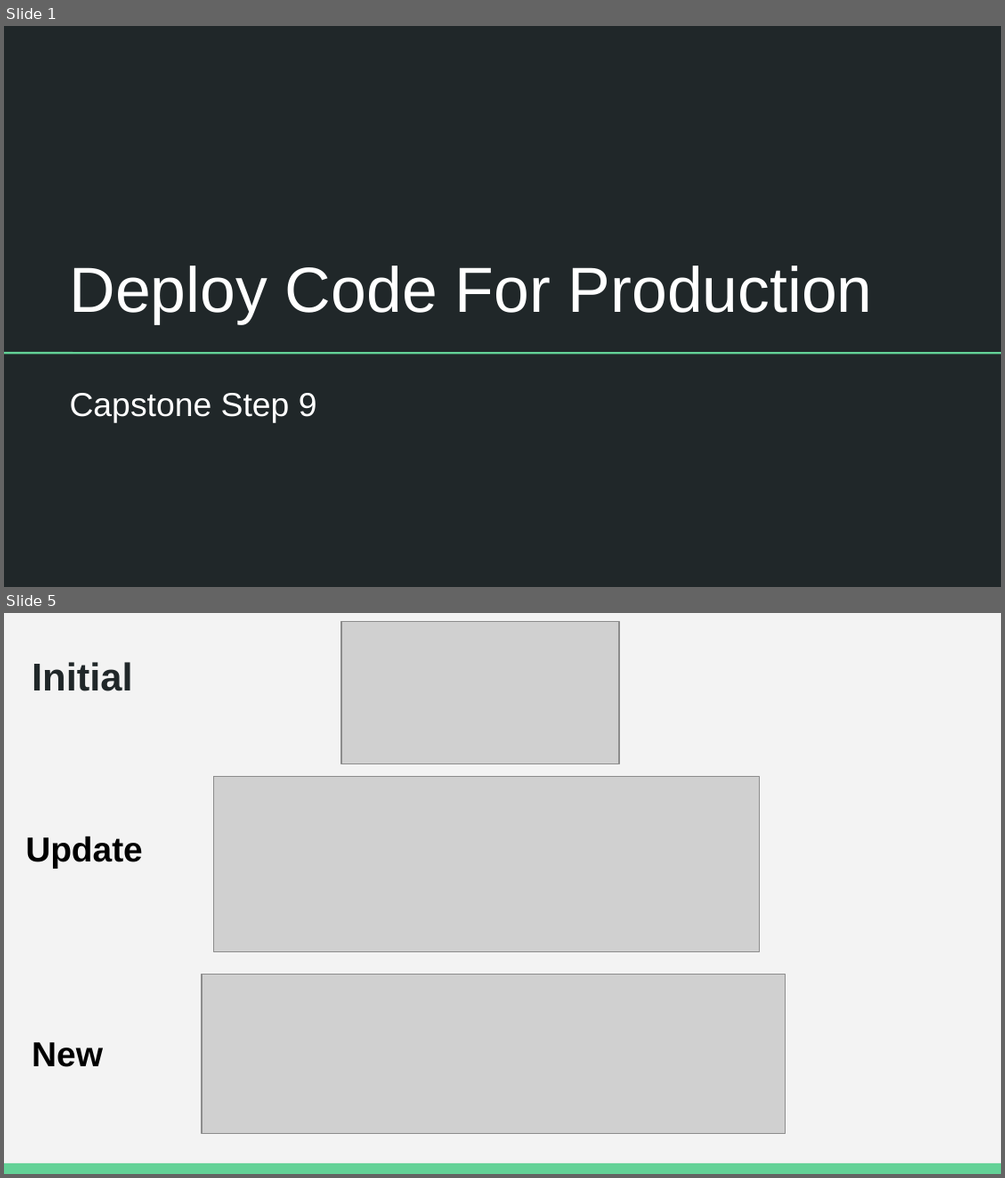
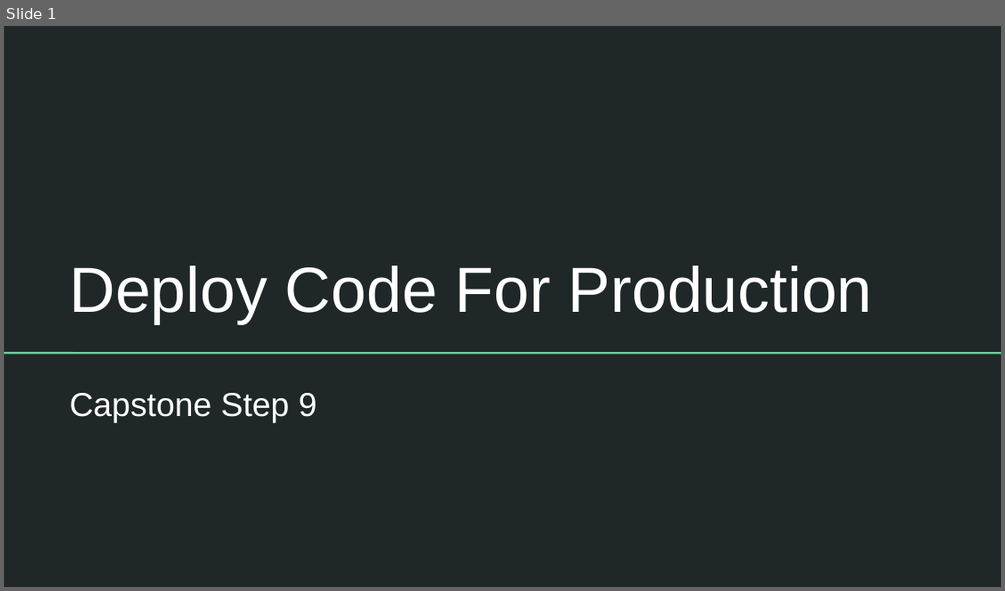
Before and after one commit to conner-mcnicholas/SevereWeatherDB, a slide deck: Step9/docs/DeployProduction.odp. Shown one above the other, each under a label of ours: slides 1 and 5 before the commit, slide 1 after it; the slides between them are not shown. The pictures are 1005x1178 and 1005x591 pixels, drawn with LibreOffice and Linux fonts; fonts in the diff are those of the drawing; grey boxes stand for pictures. Boxes give left, top, right and bottom in pixels: in the first picture for what was removed or moved away, otherwise in the second. Text is boxed around its words. In the diff, an @@ line names an element or a change of style, - is before the commit and + after.

```diff
--- a/Step9/docs/DeployProduction.odp
+++ b/Step9/docs/DeployProduction.odp
@@ slide 5 removed at [4,613,1001,1174], background #F3F3F3 @@
@@ picture removed at [341,622,619,764] @@
@@ text removed at [32,662,132,691] @@
-Initial
@@ picture removed at [213,777,759,951] @@
@@ text removed at [25,835,143,868] @@
-Update
@@ picture removed at [202,973,785,1134] @@
@@ text removed at [32,1042,103,1067] @@
-New
@@ rectangle removed at [4,1163,1001,1174] @@
```
Also in this commit, not shown: 3 slides changed, 4 slides added, 7 other files.
